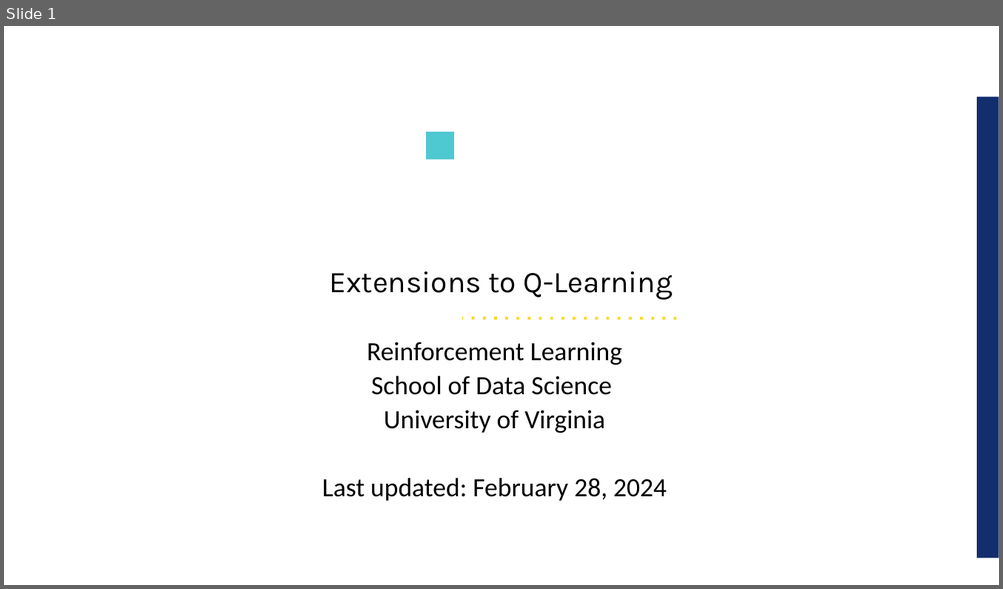
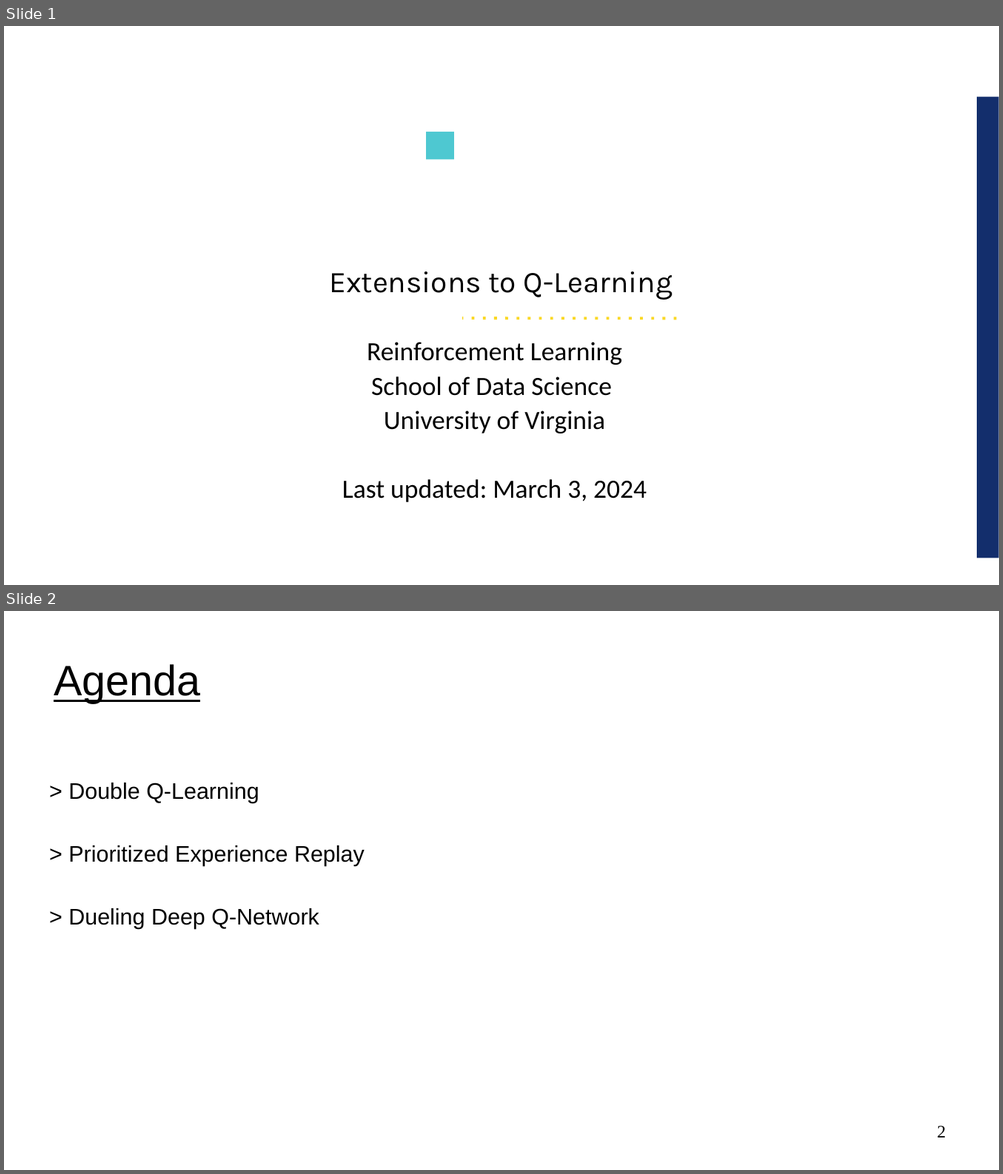
Before and after one commit to UVADS/reinforcement_learning, a slide deck: 06_deep_q_networks_extensions/dqn_extensions.ppt. Shown one above the other, each under a label of ours: slide 1 before the commit, slides 1 and 2 after it. The pictures are 1003x589 and 1003x1174 pixels, drawn with LibreOffice and Linux fonts; fonts in the diff are those of the drawing; background and template pictures are left out. Boxes give left, top, right and bottom in pixels: in the first picture for what was removed or moved away, otherwise in the second. Text is boxed around its words. In the diff, an @@ line names an element or a change of style, - is before the commit and + after.

```diff
--- a/06_deep_q_networks_extensions/dqn_extensions.ppt
+++ b/06_deep_q_networks_extensions/dqn_extensions.ppt
@@ slide 2 added at (4,611,999,1170), background #FFFFFF @@
@@ title added at (54,664,200,703), 34 pt, text #000000, underline @@
+Agenda
@@ text added at (68,783,364,929), 18 pt, text #000000 @@
+> Double Q-Learning
+> Prioritized Experience Replay
+> Dueling Deep Q-Network
@@ page number added at (936,1126,945,1138), 14 pt, text #000000 @@
+2
@@ slide 1 changed as well @@
@@ text at (342,480,646,503): text changed @@
-Last updated: February 28, 2024
+Last updated: March 3, 2024
```
Also in this commit, not shown: 8 other slides added, 1 other file.
